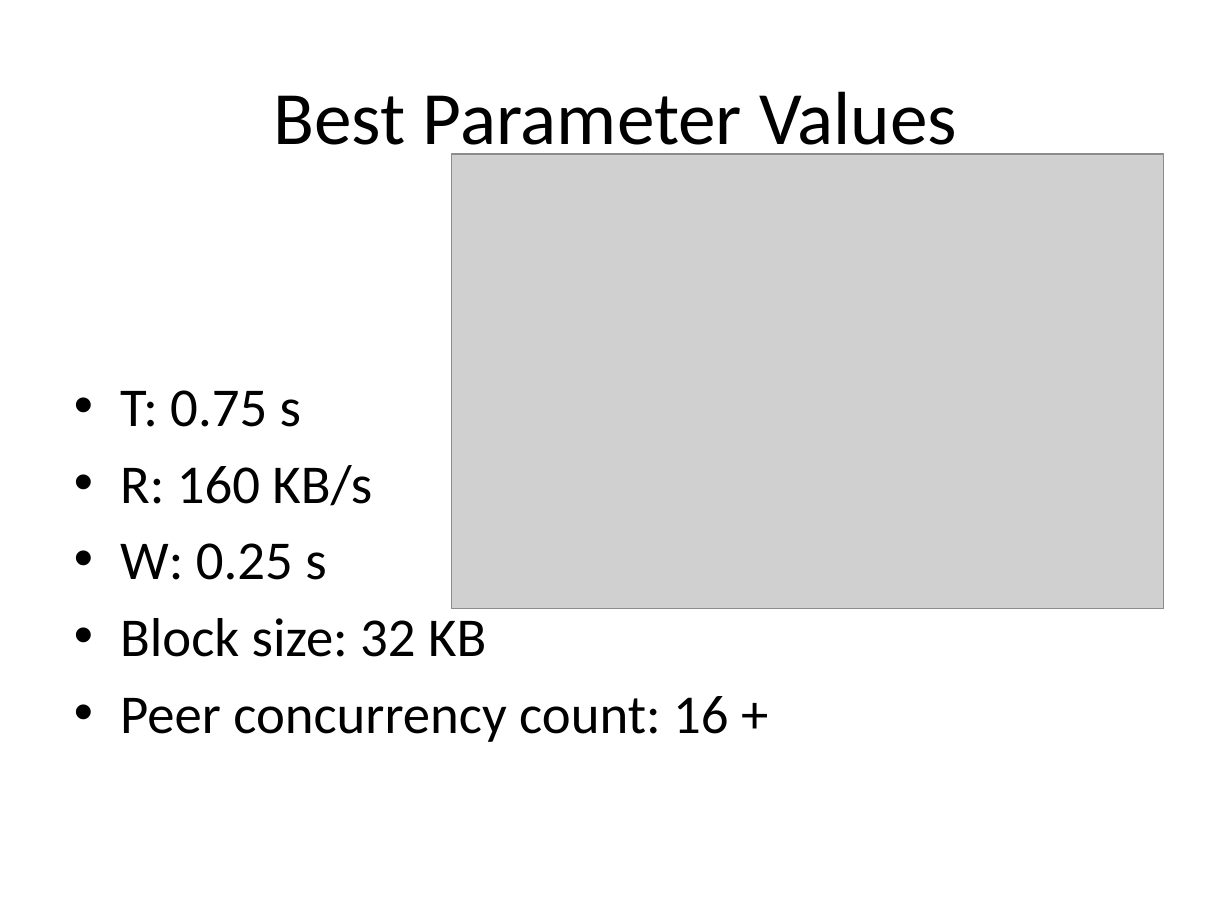
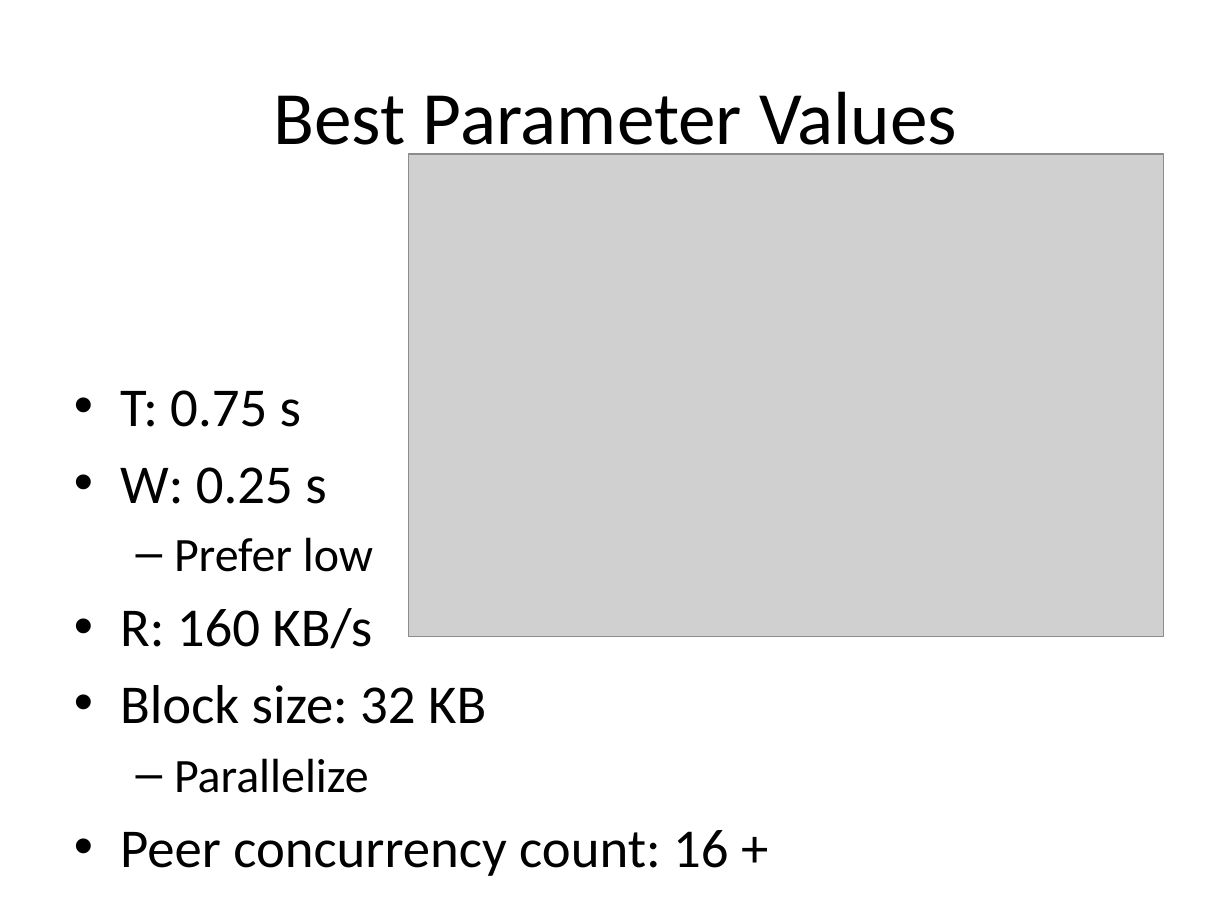
Before and after one commit to rdp/p2pwebclient, a slide deck: slide 24 of thesis_presentation/How to Make the Internet Faster.pptx. Drawn at 1232x924 pixels with LibreOffice and Linux fonts; fonts in the diff are those of the drawing; grey boxes stand for pictures. Boxes give left, top, right and bottom in pixels: in the first picture for what was removed or moved away, otherwise in the second. Text is boxed around its words. In the diff, an @@ line names an element or a change of style, - is before the commit and + after.

```diff
--- a/thesis_presentation/How to Make the Internet Faster.pptx
+++ b/thesis_presentation/How to Make the Internet Faster.pptx
@@ picture: place and size @@
-picture at (452,154,1164,609)
+picture at (409,154,1164,637)
@@ text at (120,467,373,572): paragraphs added @@
+• W: 0.25 s
+  – Prefer low
@@ text at (120,543,326,580): paragraph removed @@
-• W: 0.25 s
@@ text at (174,758,369,793): paragraph added @@
+  – Parallelize
```
Also in this commit, not shown: 1 other slide changed, 2 other files.
